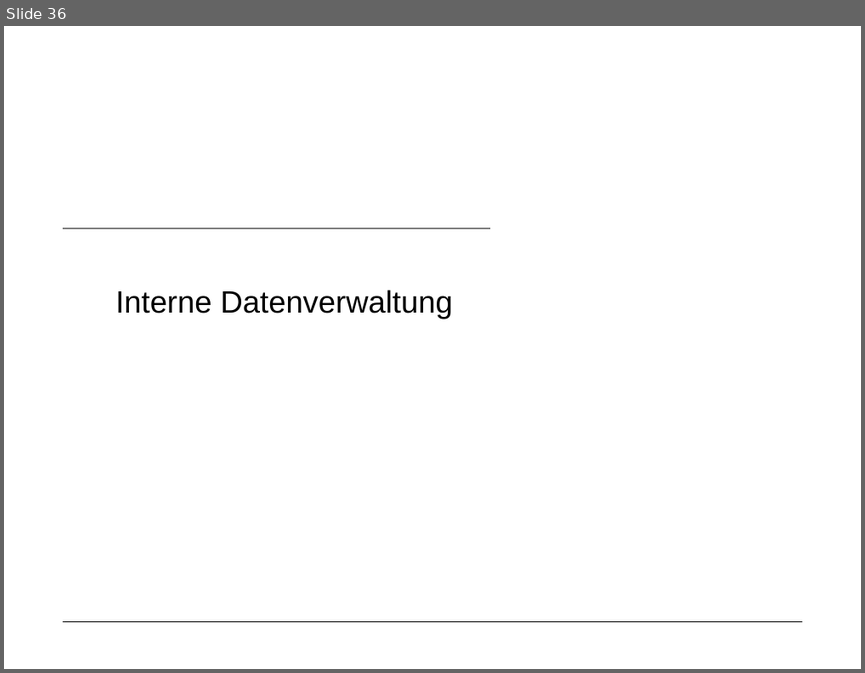
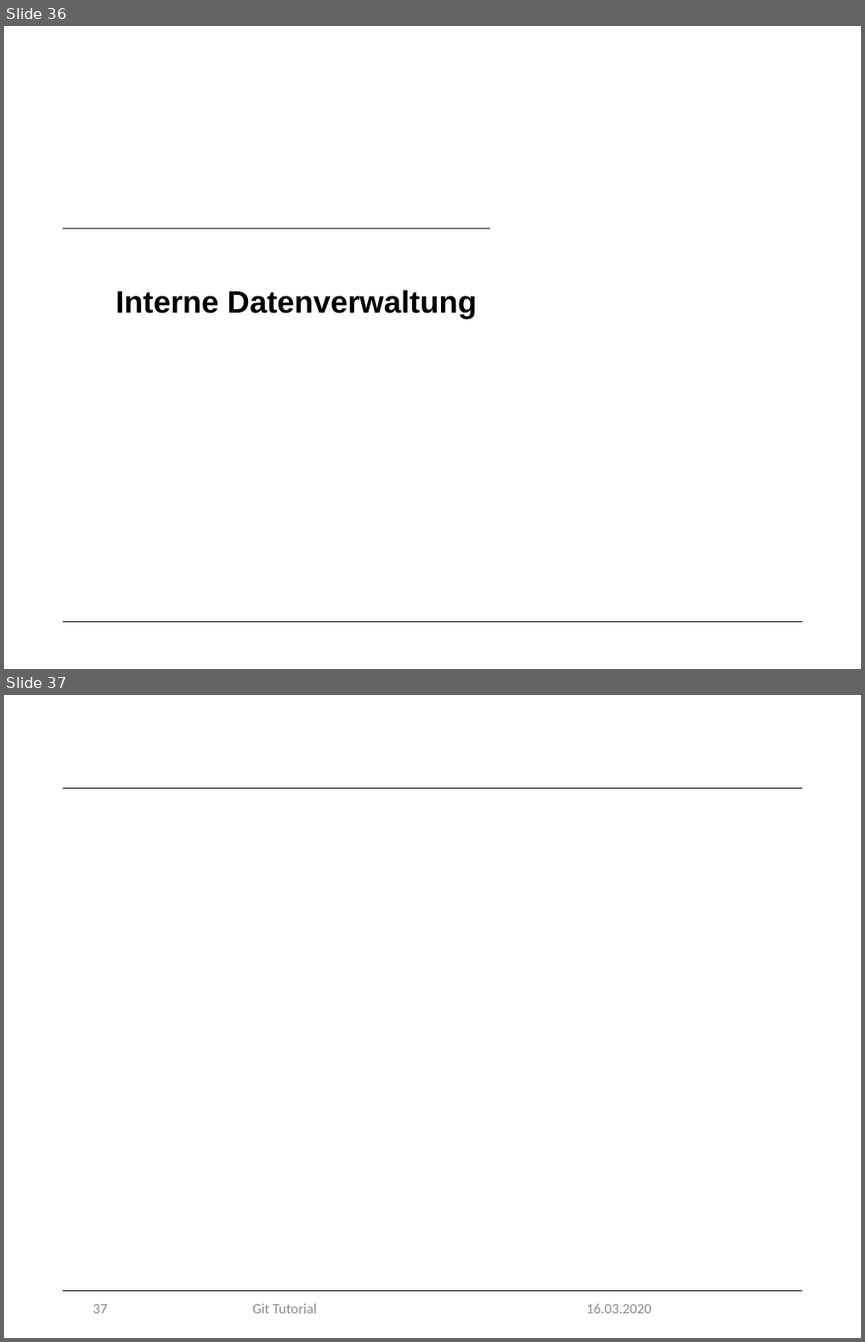
Before and after one commit to marcretzlaff/projektarbeit, a slide deck: Präsentation-90min/Präsentation-90min.pptx. Shown one above the other, each under a label of ours: slide 36 before the commit, slides 36 and 37 after it. The pictures are 865x673 and 865x1342 pixels, drawn with LibreOffice and Linux fonts; fonts in the diff are those of the drawing; background and template pictures are left out. Boxes give left, top, right and bottom in pixels: in the first picture for what was removed or moved away, otherwise in the second. Text is boxed around its words. In the diff, an @@ line names an element or a change of style, - is before the commit and + after.

```diff
--- a/Präsentation-90min/Präsentation-90min.pptx
+++ b/Präsentation-90min/Präsentation-90min.pptx
@@ slide 37 added at (x1=4, y1=695, x2=861, y2=1338), background #FFFFFF; not listed: 1 template element that a slide beside it also shows @@
@@ line added from (64, 789) to (801, 789), #000000 0.5 pt @@
@@ page number added at (x1=93, y1=1304, x2=108, y2=1313), 12 pt, text #8C8C8C @@
+37
@@ text added at (x1=252, y1=1303, x2=317, y2=1313), 12 pt, text #8C8C8C @@
+Git Tutorial
@@ text added at (x1=586, y1=1304, x2=651, y2=1313), 12 pt, text #8C8C8C @@
+16.03.2020
@@ slide 36 changed as well @@
@@ title "Interne Datenverwaltung" at (x1=115, y1=290, x2=477, y2=319): bold on @@
```
Also in this commit, not shown: 33 other slides changed, 1 slide removed.
